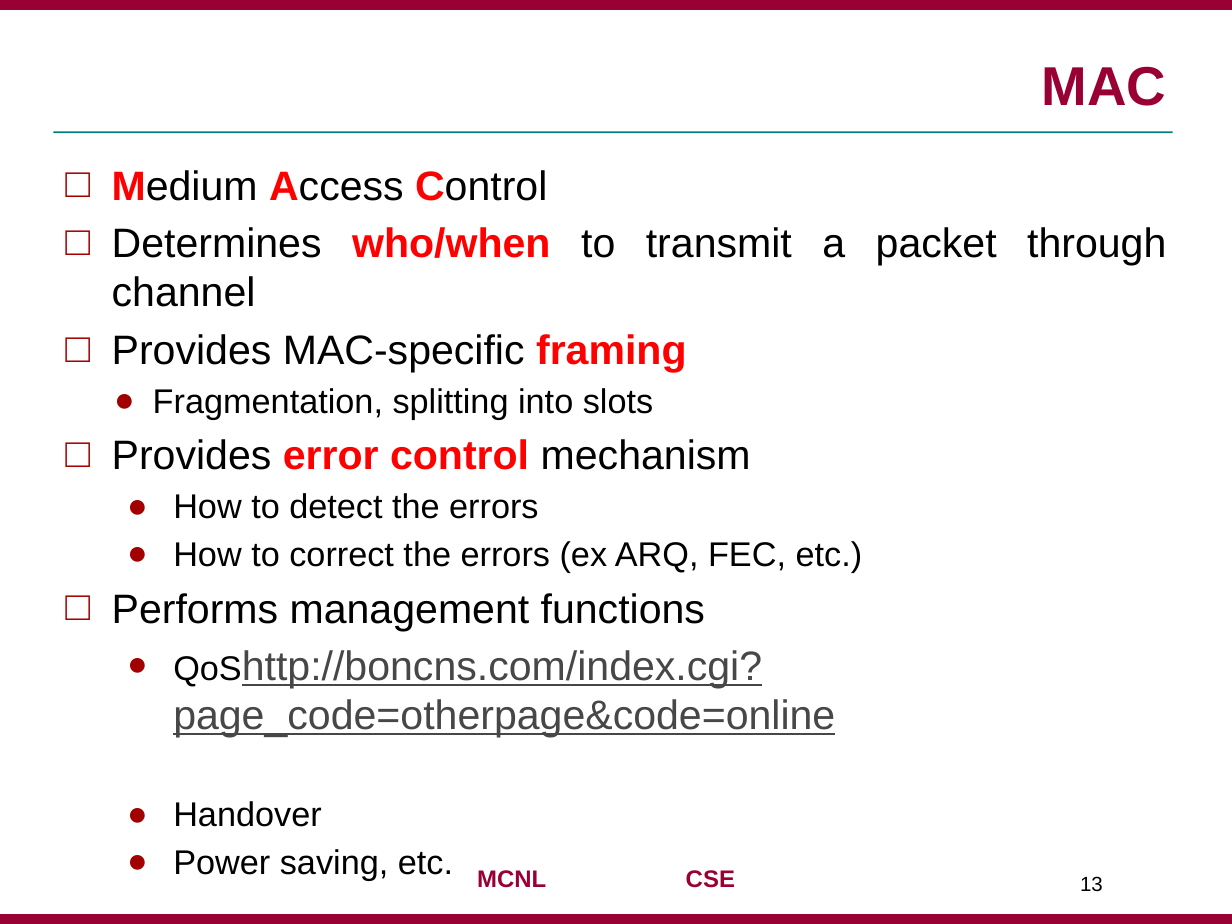
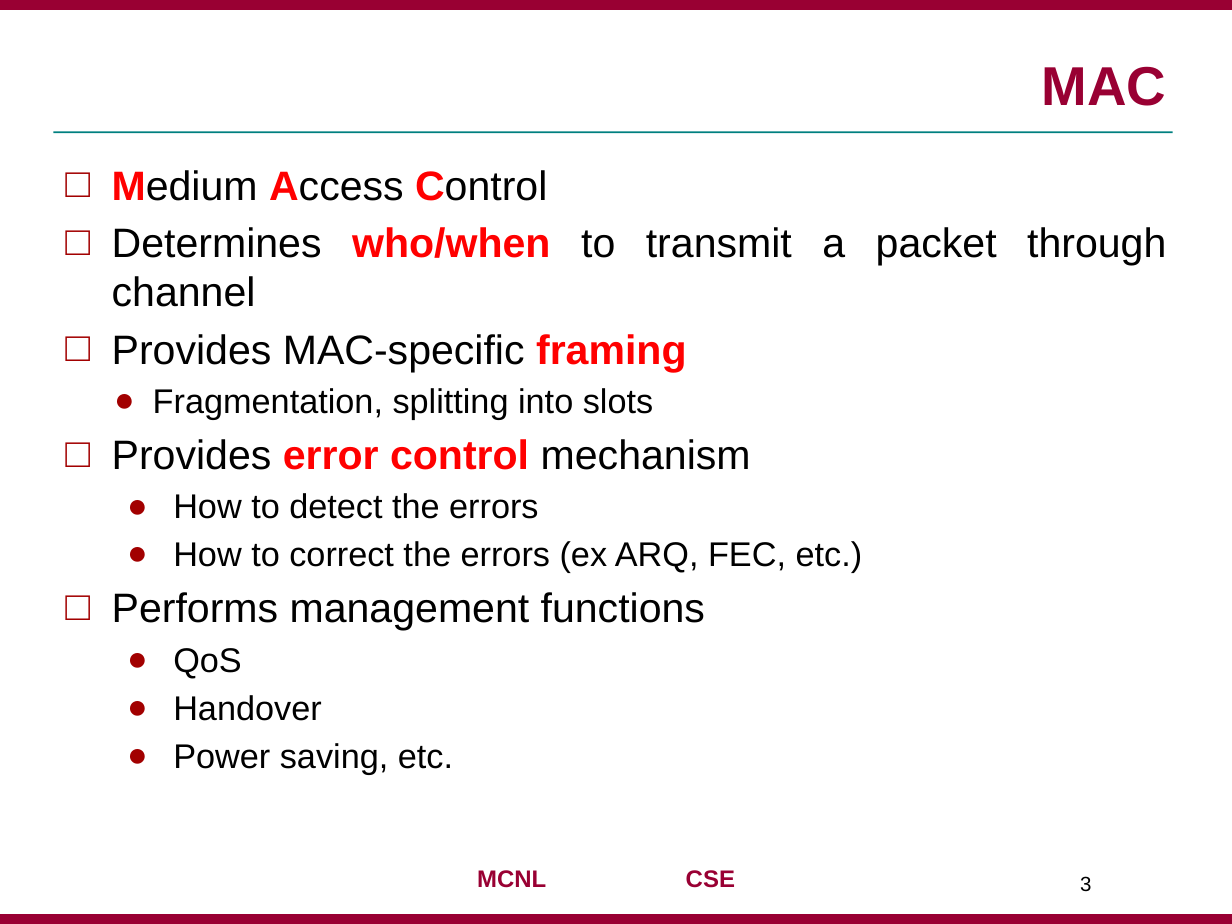
Before and after one commit to jaejunha/Paper, a slide deck: slide 3 of Daily(written_in_Korean)/180901.pptx (slide 13 before the commit). Drawn at 1232x924 pixels with LibreOffice and Linux fonts; fonts in the diff are those of the drawing; background and template pictures are left out. Boxes give left, top, right and bottom in pixels: in the first picture for what was removed or moved away, otherwise in the second. Text is boxed around its words. In the diff, an @@ line names an element or a change of style, - is before the commit and + after.

```diff
--- a/Daily(written_in_Korean)/180901.pptx
+++ b/Daily(written_in_Korean)/180901.pptx
@@ text at bbox=[173, 648, 241, 678]: text changed; size 24 to 20 pt; text colour #474747 to #000000 @@
-  ● QoShttp://boncns.com/index.cgi?page_code=otherpage&code=online
+  ● QoS
@@ page number at bbox=[1080, 876, 1091, 892]: text changed @@
-13
+3
```
Also in this commit, not shown: 3 other slides changed, 8 slides added, 12 slides removed, 1 other file.
